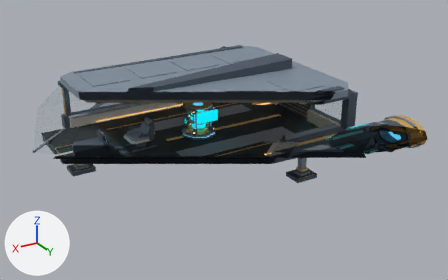
The glTF model client/assets/ship/export/salimon_phase0_ship.glb as it was, and as the next commit left it.
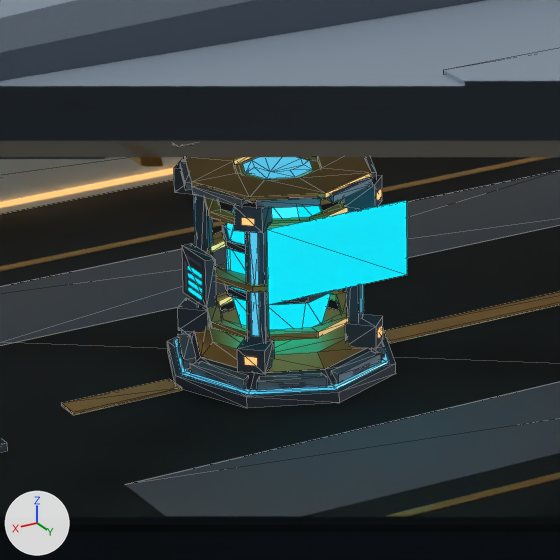
Each version appears first whole from a 50 mm lens placed at (14.38, 28.4, 13.67), pointed at (-1.62, 1.73, 0.34), and next in a close-up on the part from 35% to 54% of the width and 28% to 58% of the height. The lights are fixed; the arrows at lower left show +X, +Y and +Z. The older version's two pictures come first. The close-ups show mesh edges as thin lines. Everything nearer to the camera than a plane just in front of the edit is cut away. Where no turn or scale is listed for an object, it has been applied to the vertices. Vertices at exactly the same position are counted once.

In view in the first close-up: 'Cabin_Woven_Runners', 'Ceiling_Inner', 'Core_Ceramic_Armor', 'Core_Containment_Ribs', 'Core_Cradle', 'Core_Monitor', 'Core_Pedestal', 'Deck_Walkable', 'Dorsal_Spine', 'Hull_Belly', 'Hull_Roof', 'Wall_Port_Inner' and 17 more.
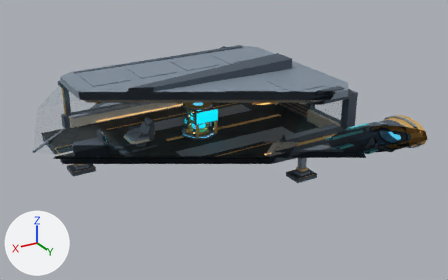
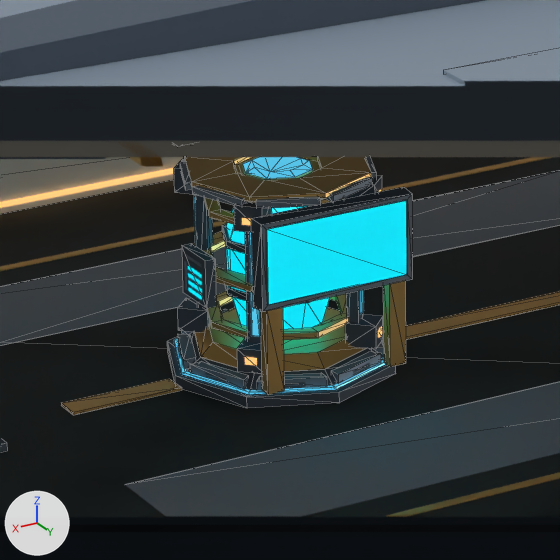
What differs and where, as boxes [x1, y1, x2, y2] in the close-ups (560 x 560 px):
'Core_Cradle', reshaped (19% wider, 11% taller): before [185, 157, 371, 372]; after [185, 157, 406, 395]
'Core_Ceramic_Armor', reshaped (14% wider): before [178, 157, 384, 390]; after [178, 157, 412, 390]
'Core_Pedestal', reshaped: before [167, 329, 396, 408]; after [167, 187, 412, 408]
part 1 of me_core_ceramic_armor, added: after [261, 194, 412, 312]
part 2 of me_core_cradle, added (beige): after [261, 281, 406, 395]
part 3 of me_core_pedestal, added: after [251, 187, 412, 312]

The edits, one by one:
me_core_ceramic_armor is used by ob_core_ceramic_armor; location (0.0, 0.0, 0.0).
Verts and faces of me_core_ceramic_armor; kept vertices keep their numbers, new ones are numbered from 128.
me_core_ceramic_armor had 128 vertices, 192 faces and spanned x -1.89..-0.11, y -0.89..0.89, z 0.37..2.0.
me_core_ceramic_armor now has 136 vertices, 200 faces and spans x -1.89..-0.11, y -0.89..1.0, z 0.37..2.0.
Part 1, on me_core_ceramic_armor:
New vertex 128 is at (-0.35, 1.0, 1.25), pixel (267, 305).
New vertex 129 is at (-0.35, 1.0, 1.9), pixel (266, 229).
New vertex 130 is at (-1.65, 1.0, 1.9), pixel (407, 199).
New vertex 131 is at (-1.65, 1.0, 1.25), pixel (407, 274).
New vertex 132 is at (-0.3, 1.0, 1.2), pixel (262, 311).
New vertex 133 is at (-0.3, 1.0, 1.95), pixel (261, 224).
New vertex 134 is at (-1.7, 1.0, 1.95), pixel (412, 193).
New vertex 135 is at (-1.7, 1.0, 1.2), pixel (412, 279).
New faces: (128, 133, 132), (128, 129, 133), (129, 134, 133), (129, 130, 134), (130, 135, 134), (130, 131, 135).
New faces: (131, 132, 135), (128, 132, 131).
me_core_cradle is used by ob_core_cradle; location (0.0, 0.0, 0.0).
me_core_cradle had 60 vertices, 120 faces and spanned x -1.8..-0.2, y -0.8..0.8, z 0.46..2.02.
me_core_cradle now has 76 vertices, 140 faces and spans x -1.8..-0.2, y -0.8..0.97, z 0.45..2.02.
Part 2, on me_core_cradle:
8 vertices are added at x -1.65..-0.5, y 0.87..0.97, z 0.45..1.2.
8 new vertices lie (0.15, 0.0, 0.0) away from vertices in x -1.65..-0.5, y 0.87..0.97, z 0.45..1.2.
20 new faces join them.
me_core_pedestal is used by ob_core_pedestal; location (0.0, 0.0, 0.0).
me_core_pedestal had 32 vertices, 56 faces and spanned x -2.0..0.0, y -1.0..1.0, z 0.25..0.46.
me_core_pedestal now has 48 vertices, 76 faces and spans x -2.0..0.0, y -1.0..1.0, z 0.25..1.96.
Part 3, on me_core_pedestal:
16 vertices are added at x -1.71..-0.29, y 0.85..1.0, z 1.19..1.96.
20 new faces join them.
